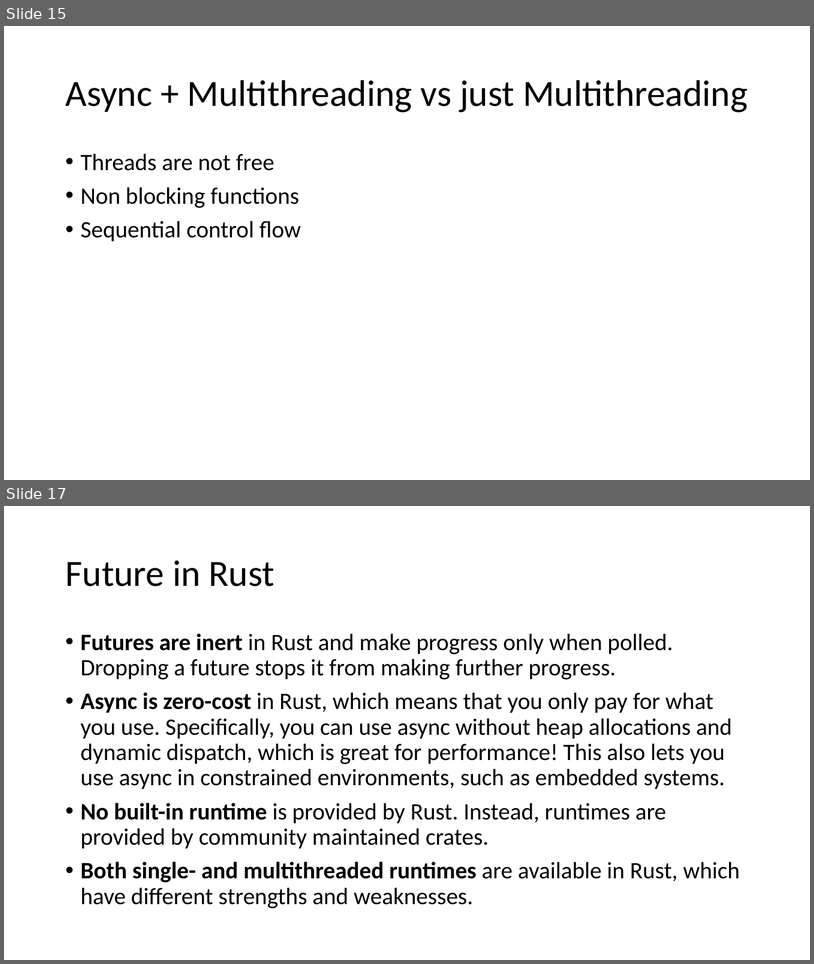
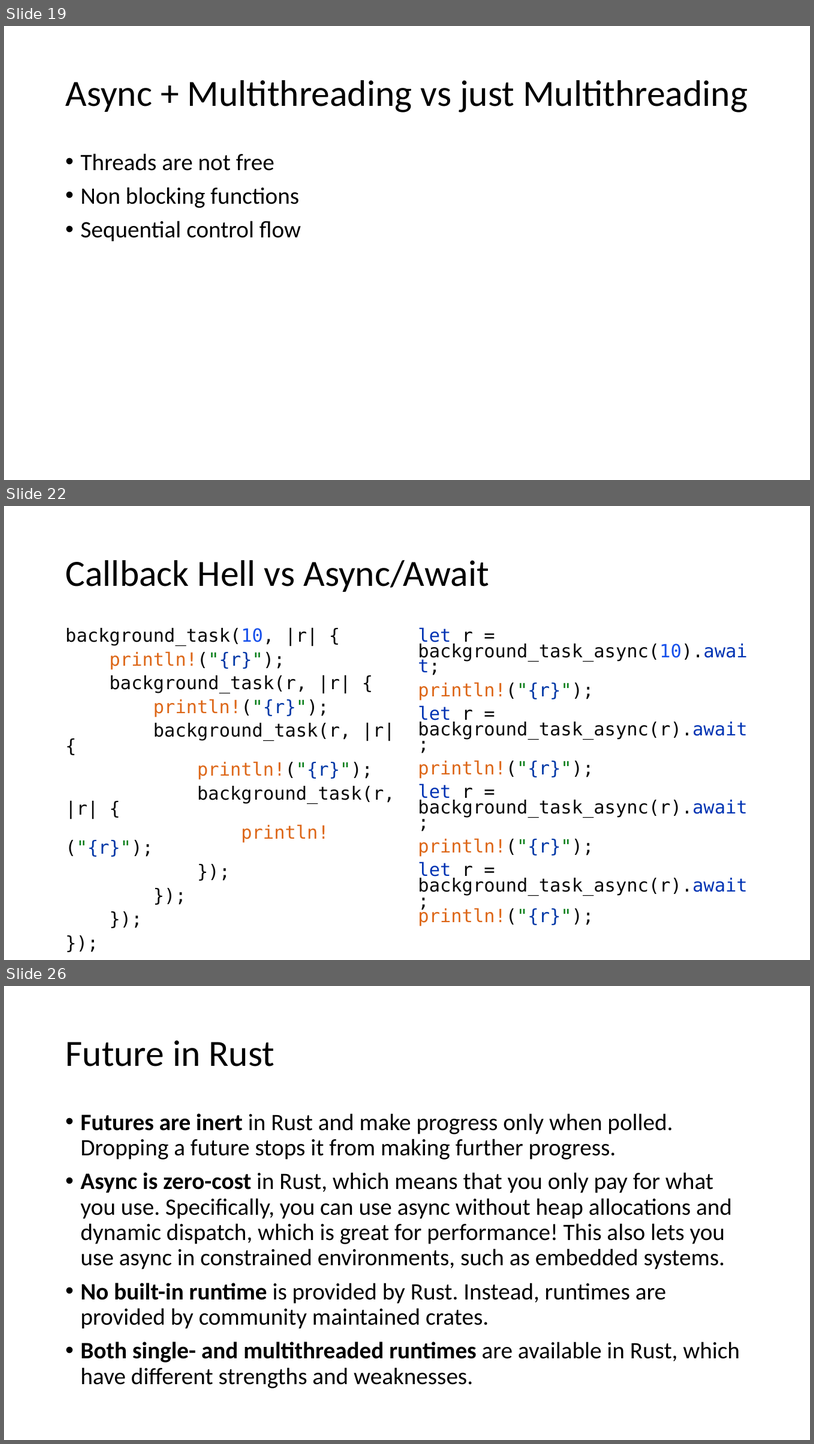
Before and after one commit to kugushev/course-rust-basics, a slide deck: src/12-Async/12-Async&Tests.pptx. Shown one above the other, each under a label of ours: slides 15 and 17 before the commit, slides 19, 22 and 26 after it; the slides between them are not shown. The pictures are 814x964 and 814x1444 pixels, drawn with LibreOffice and Linux fonts; fonts in the diff are those of the drawing. Boxes give left, top, right and bottom in pixels: in the first picture for what was removed or moved away, otherwise in the second. Text is boxed around its words. In the diff, an @@ line names an element or a change of style, - is before the commit and + after.

```diff
--- a/src/12-Async/12-Async&Tests.pptx
+++ b/src/12-Async/12-Async&Tests.pptx
@@ slide 22 added at (x1=4, y1=506, x2=810, y2=960), background #FFFFFF @@
@@ title added at (x1=65, y1=560, x2=489, y2=592), 44 pt, text #000000 @@
+Callback Hell vs Async/Await
@@ text added at (x1=65, y1=627, x2=395, y2=856), 21.7 pt, text #080808 @@
+background_task(10, |r| {
+println!("{r}");
+background_task(r, |r| {
+println!("{r}");
+background_task(r, |r| {
+println!("{r}");
+background_task(r, |r| {
+println!("{r}");
+});
+});
+});
+});
@@ text added at (x1=418, y1=627, x2=747, y2=925), 21.7 pt, text #080808 @@
+let r = background_task_async(10).await;
+println!("{r}");
+let r = background_task_async(r).await;
+println!("{r}");
+let r = background_task_async(r).await;
+println!("{r}");
+let r = background_task_async(r).await;
+println!("{r}");
@@ what was slide 15 is now slide 19 @@
@@ what was slide 17 is now slide 26 @@
```
Also in this commit, not shown: 1 slide changed, 25 other slides added, 2 slides removed, 1 other file.
